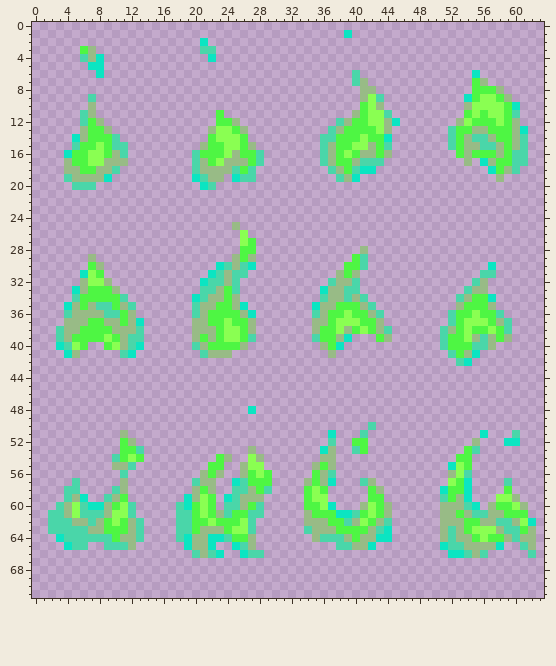
Sprite sheet, stored at src/assets/sprites/flames.png. This is how it looked before the edit.
The file is 64x72 pixels.
After:
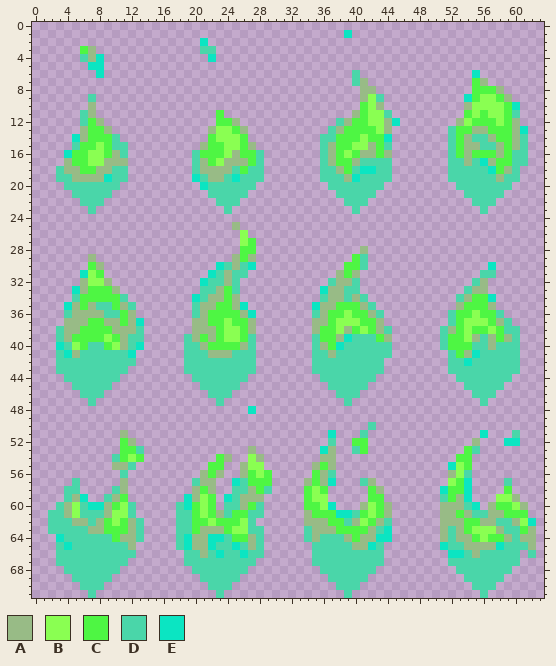
Palette (. is transparent): A #98bb86  B #8aff52  C #4ef643  D #4ad6a9  E #0be5c2
Edits made:
Changed rows in their new state; - is an unchanged pixel.
first column x 3:
16 -------------------------------------------------D--------
17 -----------------------------------------D-------DD-D-----
18 D-------D----------------D-------D------DD-------DDDDD----
19 D------DD------------D---D-------DD---DDDD-------DDDDDD-DD
20 -D---DDD------------DDDDD---------DDDDDDD---------DDDDDDD-
21 --DDDDD------------DDDDD-----------DDDDD-----------DDDDD--
22 ---DDD--------------DDD-------------DDD-------------DDD---
23 ----D----------------D---------------D---------------D----
first column x 3:
38 ---------------------------------------------------------D
39 ----------------D--------------------DDD-----------------D
40 ----DD----------D-------D-------D---DDDDDD-------------DDD
41 D--DDDDD--------DD----DDD-------DD-DDDDDDD-----------DDDDD
42 DDDDDDDDDD------DDDDDDDDD-------DDDDDDDDD--------D--DDDDDD
43 DDDDDDDDD-------DDDDDDDDD-------DDDDDDDDD--------DDDDDDDDD
44 -DDDDDDD---------DDDDDDD---------DDDDDDD----------DDDDDDD-
45 --DDDDD-----------DDDDD-----------DDDDD------------DDDDD--
46 ---DDD-------------DDD-------------DDD--------------DDD---
47 ----D---------------D---------------D----------------D----
first column x 3:
63 -------------------------D--------------------------------
64 -------------------------D-----D--------------------------
65 D---DD---------D----DD---D------DDD-----D---------------DD
66 DDDDDDDDDD------D----DD---------DDDDDDDDD-------------DDDD
67 DDDDDDDDD-------DDDDDDDDD-------DDDDDDDDD--------DDDDDDDDD
68 -DDDDDDD---------DDDDDDD---------DDDDDDD----------DDDDDDD-
69 --DDDDD-----------DDDDD-----------DDDDD------------DDDDD--
70 ---DDD-------------DDD-------------DDD--------------DDD---
71 ----D---------------D---------------D----------------D----
